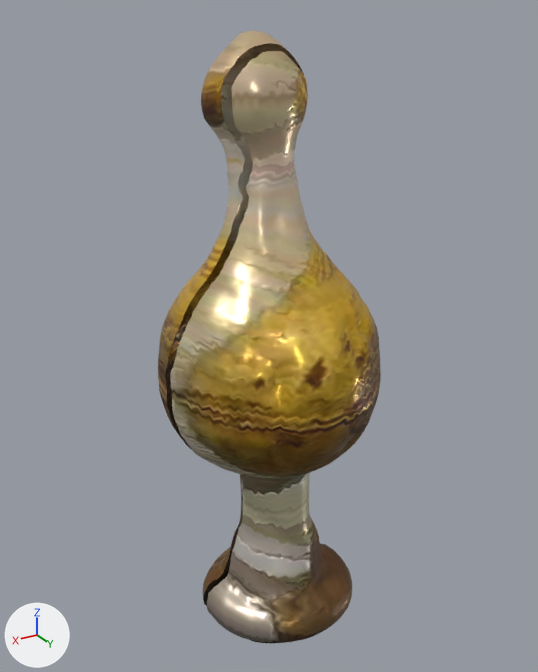
One commit to the glTF model public/models/alkafeel/kfl-2290.glb: the scene before it, then after it.
The view is the same before and after, from a 50 mm camera at (0.581, 0.963, 0.516) aimed at (-0.005, -0.013, 0.028). The lights are fixed; the arrows at lower left show +X, +Y and +Z. The picture after the commit comes second.

Names of what the first picture shows: 'geometry_0'.
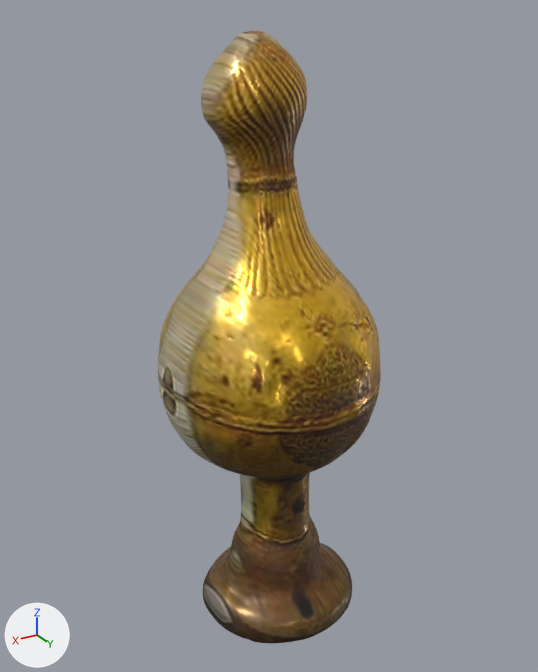
What differs and where, as boxes (x1, y1, x2, y2) in the pictures (538 x 672 px; the box of a moved part takes in the faces that stretch with it):
part 1 of me_geometry_0, moved or reshaped: before (164, 38, 329, 615); after (164, 38, 328, 615)
part 2 of me_geometry_0, surface changed (beige to brown): (158, 30, 381, 643) in both
part 3 of me_geometry_0, recoloured (beige to brown): (158, 30, 381, 643) in both

The edits, one by one:
Material 'AlKafeel_Watertight_PBR' (mat_alkafeel_watertight_pbr) is new.
Uses the picture img_image_0.
Uses the picture img_image_1.
Uses the picture img_image_2.
me_geometry_0 is used by ob_geometry_0; location (0.0, 0.0, 0.0).
me_geometry_0 had 13349 vertices, 26024 faces and spanned x -0.188..0.185, y -0.188..0.186, z -0.5..0.496.
me_geometry_0 now has 13014 vertices, 26024 faces and spans x -0.187..0.184, y -0.188..0.186, z -0.5..0.496.
me_geometry_0 part 1: 989 vertices moved from x -0.188..0.184, y -0.02..0.021, z -0.499..0.481 to x -0.187..0.184, y -0.019..0.02, z -0.499..0.48; 702 vertices removed from x -0.188..0.185, y -0.02..0.02, z -0.499..0.483; 367 vertices added at x -0.187..0.184, y -0.019..0.02, z -0.499..0.482.
me_geometry_0 part 2: 24042 kept faces spanning x -0.187..0.184, y -0.188..0.186, z -0.5..0.496 get new texture (UV) coordinates.
me_geometry_0 part 3: 24497 faces spanning x -0.187..0.184, y -0.188..0.186, z -0.5..0.496 switch from mat_alkafeel_hd_pbr to mat_alkafeel_watertight_pbr.
